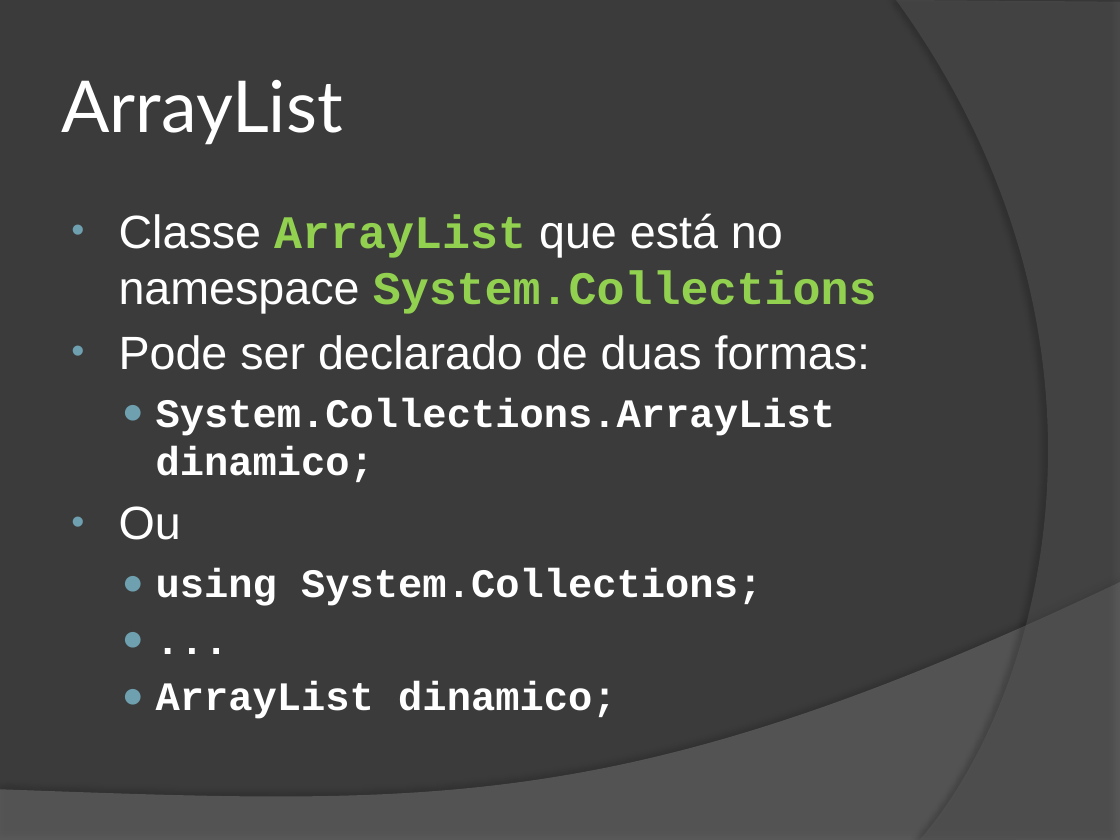
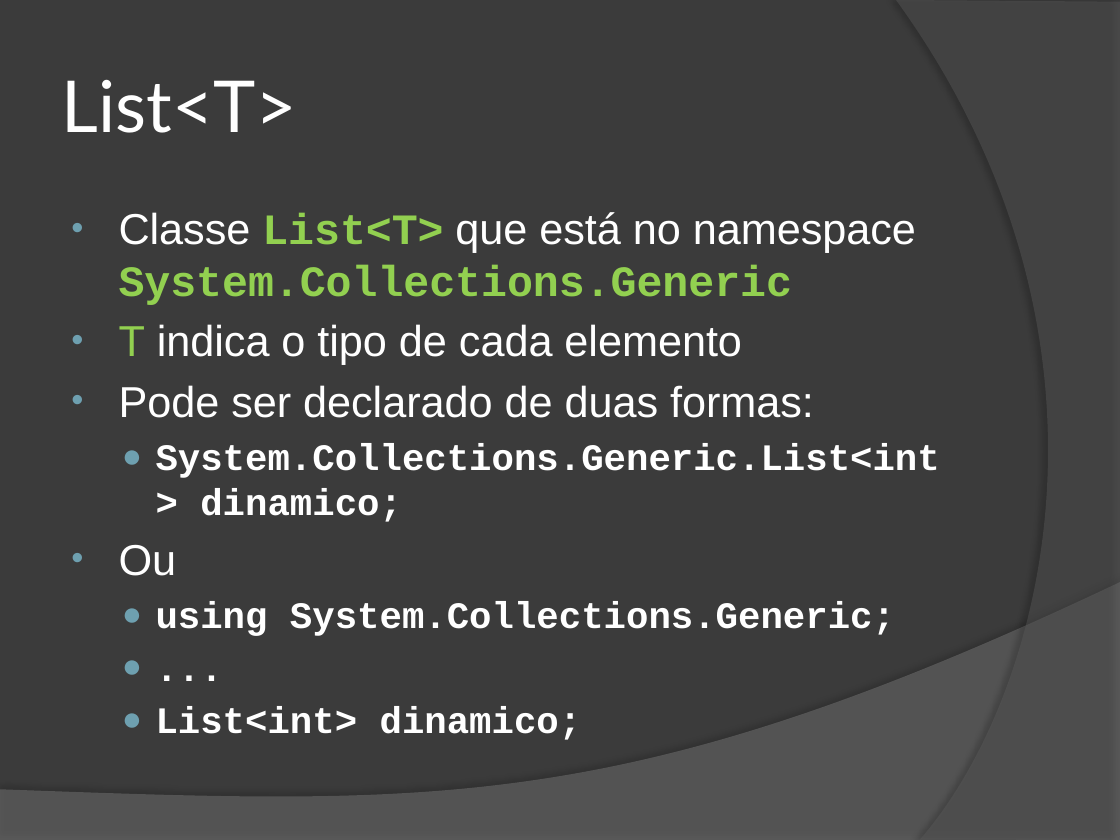
Before and after one commit to wind39/wind39.github.io, a slide deck: slide 26 of curso/modulo1capitulo5-off.pptx. Drawn at 1120x840 pixels with LibreOffice and Linux fonts; fonts in the diff are those of the drawing. Boxes give left, top, right and bottom in pixels: in the first picture for what was removed or moved away, otherwise in the second. Text is boxed around its words. In the diff, an @@ line names an element or a change of style, - is before the commit and + after.

```diff
--- a/curso/modulo1capitulo5-off.pptx
+++ b/curso/modulo1capitulo5-off.pptx
@@ title at (x1=62, y1=80, x2=298, y2=133): text changed @@
-ArrayList
+List<T>
@@ text at (x1=119, y1=212, x2=916, y2=365): text changed; size 30 to 27.8 pt; font Courier New to Arial; text colour #92D050 to #FFFFFF; bold off @@
-• Classe ArrayList que está no namespace System.Collections
+• Classe List<T> que está no namespace System.Collections.Generic
+• T indica o tipo de cada elemento
@@ text at (x1=119, y1=385, x2=814, y2=576): size 30 to 27.8 pt in "Pode ser declarado de duas formas:", "Ou"; size 26 to 24.1 pt in "..." @@
@@ text at (x1=156, y1=444, x2=940, y2=522): text changed; size 26 to 24.1 pt @@
-  ● System.Collections.ArrayList dinamico;
+  ● System.Collections.Generic.List<int> dinamico;
@@ text at (x1=156, y1=602, x2=895, y2=636): text changed; size 26 to 24.1 pt @@
-  ● using System.Collections;
+  ● using System.Collections.Generic;
@@ text at (x1=156, y1=706, x2=582, y2=740): text changed; size 26 to 24.1 pt @@
-  ● ArrayList dinamico;
+  ● List<int> dinamico;
```
Also in this commit, not shown: 7 other slides changed, 26 other files.
